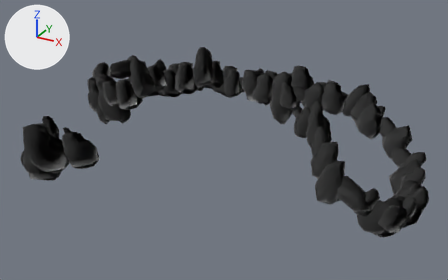
Two versions of the FBX model Assets/Standard Assets/BEINGS/Rocks/borderRocks.fbx, one commit apart.
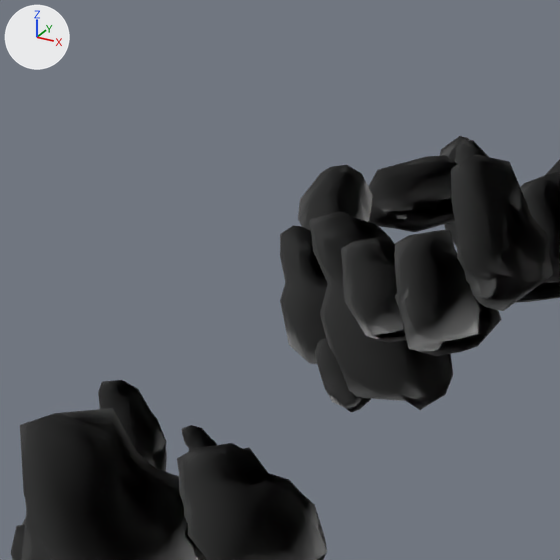
There are two pictures of each version: one whole from a camera (50 mm lens) standing at (0.748, -1.011, 0.532) and looking at (0.044, 0.27, -0.108), one close up on the part from 4% to 35% of the width and 8% to 57% of the height. The lights are fixed; the arrows at upper left show +X, +Y and +Z. Where no turn or scale is listed for an object, it has been applied to the vertices. Vertices at the same position are counted once.

Objects in the first close-up: 'borderRocks:default1'.
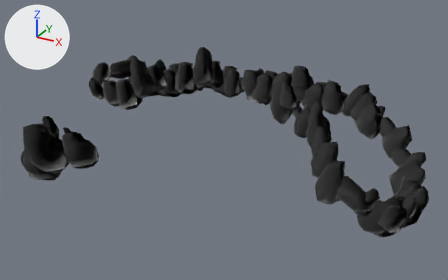
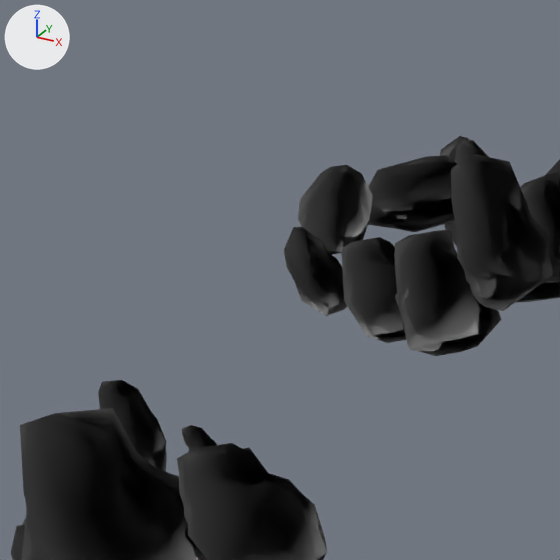
The change, as a list of edits to the scene's bpy script:
```text
Change me_mesh:
    where me_mesh.from_pydata(...)  # 4462 vertices, 8568 faces; spans x -0.425..0.568, y -0.143..0.763, z -0.236..0.121
    used by ob_borderrocks_default1; location = (0.0, 0.0, 0.0)
    me_mesh part 1: the loose piece of 55 vertices spanning x -0.328..-0.249, y 0.164..0.228, z -0.07..0.028 is deleted
    me_mesh part 2: the loose piece of 55 vertices spanning x -0.283..-0.177, y 0.139..0.222, z -0.077..0.047 is deleted
    me_mesh part 3: the loose piece of 47 vertices spanning x -0.287..-0.23, y 0.143..0.196, z -0.079..-0.038 is deleted
```

Location of each change, (x1, y1, x2, y2) in pixels of the close-ups (560 x 560 px):
part 1 of me_mesh, deleted (black): before (280, 225, 328, 364)
part 2 of me_mesh, deleted (black): before (310, 212, 453, 410)
part 3 of me_mesh, deleted (black): before (315, 338, 371, 412)
